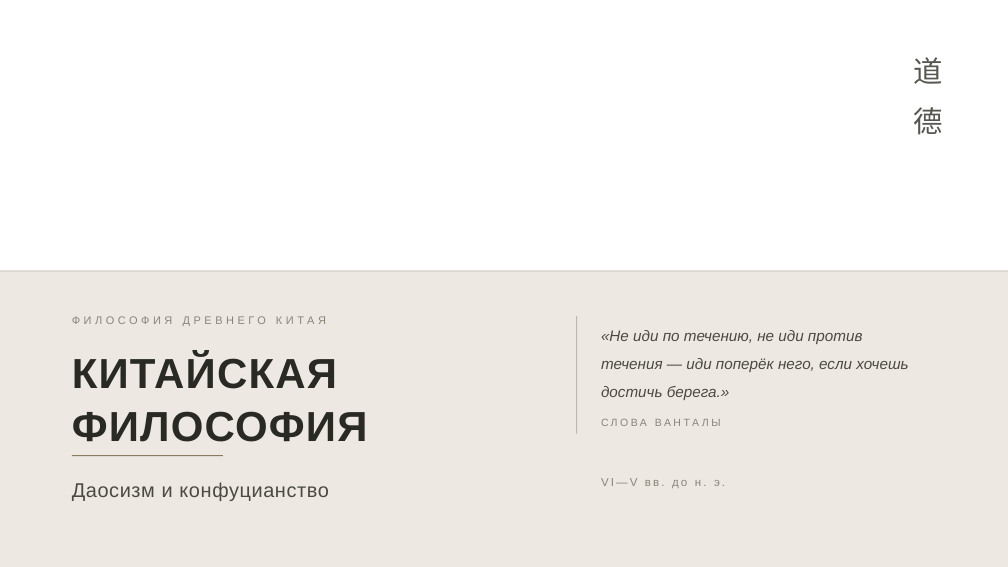
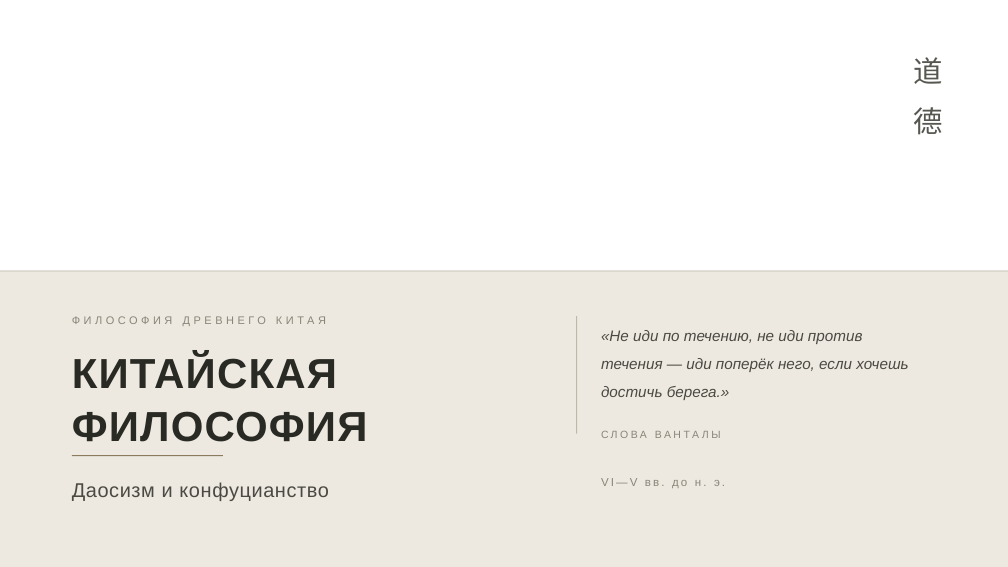
Before and after one commit to danok12/danok12, a slide deck: slide 1 of presentations/kitajskaya-filosofiya/out/kitajskaya-filosofiya.pptx. Drawn at 1008x567 pixels with LibreOffice and Linux fonts; fonts in the diff are those of the drawing; background and template pictures are left out. Boxes give left, top, right and bottom in pixels: in the first picture for what was removed or moved away, otherwise in the second. Text is boxed around its words. In the diff, an @@ line names an element or a change of style, - is before the commit and + after.

```diff
--- a/presentations/kitajskaya-filosofiya/out/kitajskaya-filosofiya.pptx
+++ b/presentations/kitajskaya-filosofiya/out/kitajskaya-filosofiya.pptx
@@ rectangle at <box>0,271,1008,567</box>: fill #EDE9E1 at 96% opacity to #EDE9E1 @@
@@ text "СЛОВА ВАНТАЛЫ": place and size @@
-text "СЛОВА ВАНТАЛЫ" at <box>601,419,721,426</box>
+text "СЛОВА ВАНТАЛЫ" at <box>601,431,721,438</box>
```
Also in this commit, not shown: 1 other slide changed, 2 other files.
